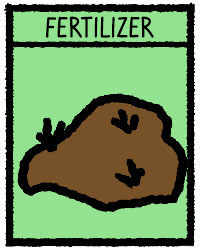
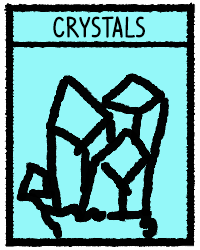
Before/after of a (200, 250) layered artwork. What changed in the layer stack:
added group "Player" (1st of 3) with 3 layers above "Mineshaft" over [left=12, top=11, right=188, bottom=239]
added layer "Crystals" in group "Player" over [left=53, top=16, right=145, bottom=38]
added layer "Layer 15" in group "Player" over [left=16, top=73, right=169, bottom=239]
added layer "Layer 2 copy" (1st of 6, in "Player") in group "Player" over [left=12, top=11, right=188, bottom=239]
hid group "Fertilizer" (1st of 2) (4 layers) over [left=12, top=11, right=188, bottom=239]
